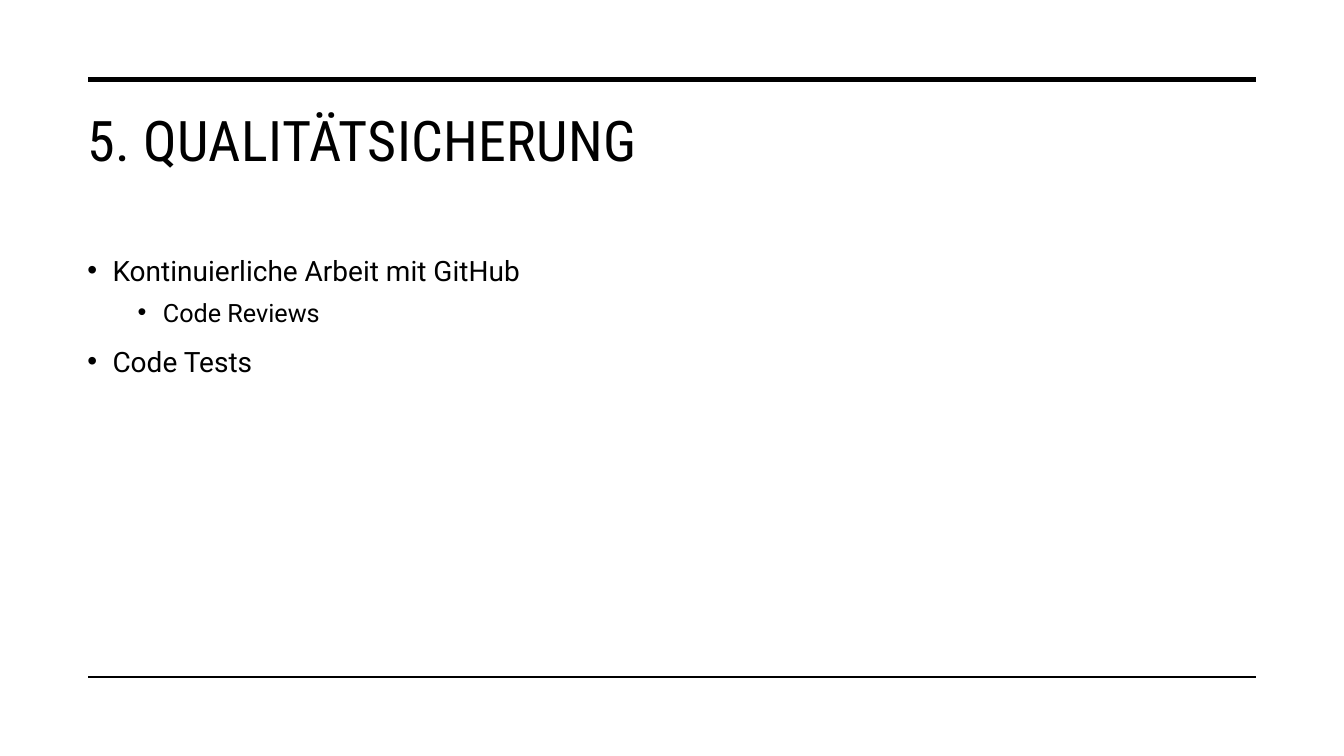
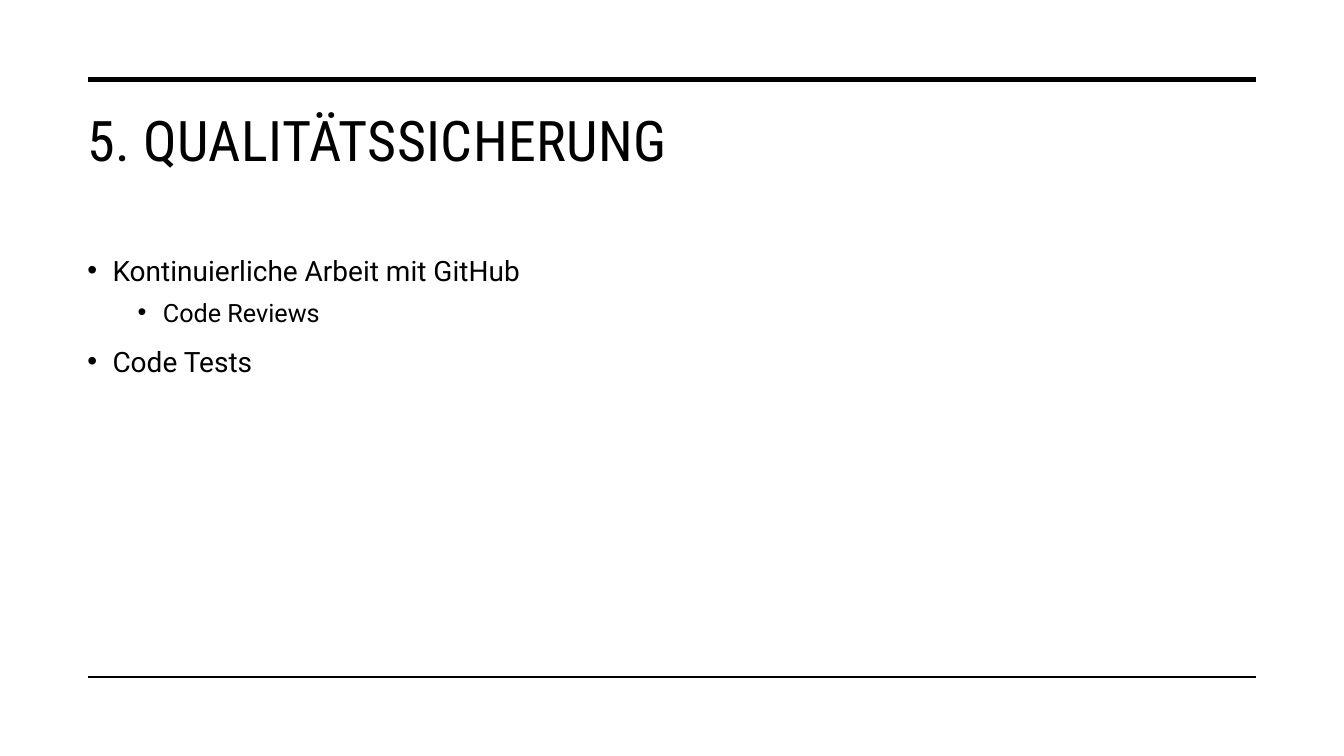
Before and after one commit to malu254/Eifrige-Otter-PM, a slide deck: slide 10 of Abgabe/Dokumentation/Präsentation.pptx. Drawn at 1344x756 pixels with LibreOffice and Linux fonts; fonts in the diff are those of the drawing. Boxes give left, top, right and bottom in pixels: in the first picture for what was removed or moved away, otherwise in the second. Text is boxed around its words. In the diff, an @@ line names an element or a change of style, - is before the commit and + after.

```diff
--- a/Abgabe/Dokumentation/Präsentation.pptx
+++ b/Abgabe/Dokumentation/Präsentation.pptx
@@ title at (87,112,667,168): text changed @@
-5. QUALITÄTSICHERUNG
+5. QUALITÄTSSICHERUNG
```
Also in this commit, not shown: 1 other slide changed, 3 other files.
